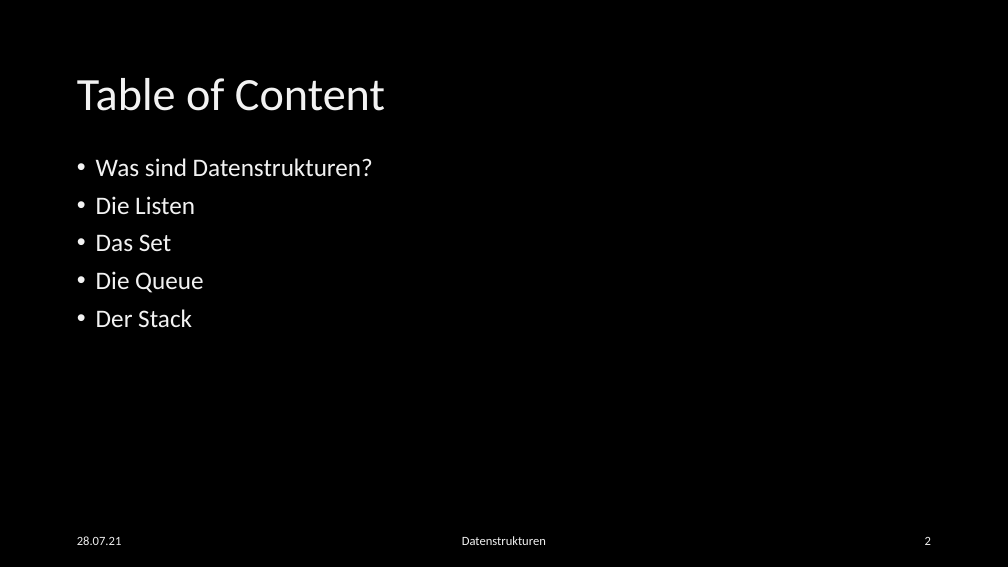
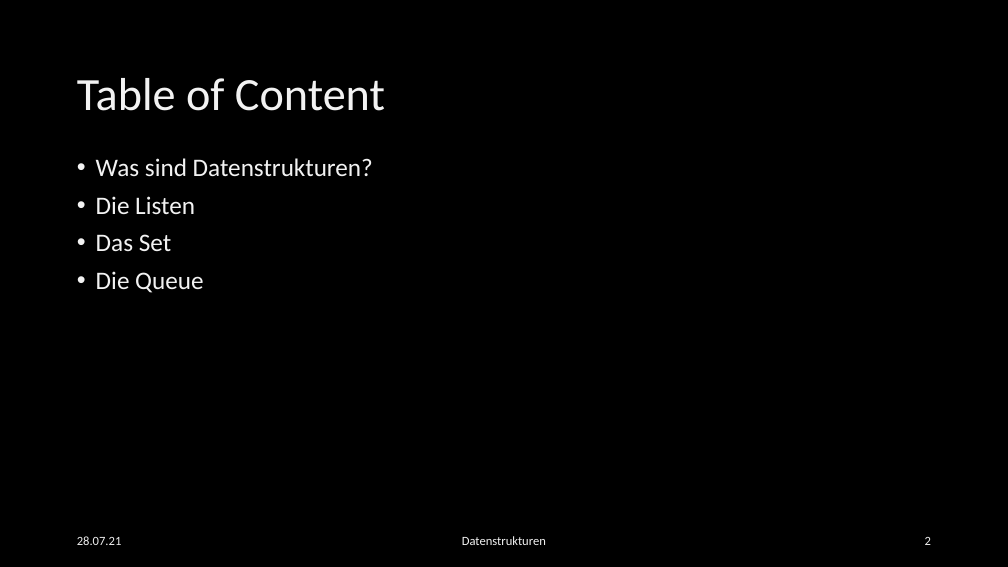
Before and after one commit to EsstBananeImEi/python_kurs, a slide deck: slide 2 of Materialien/Powerpoint/Einfuehrung in Datenstrukturen.pptx. Drawn at 1008x567 pixels with LibreOffice and Linux fonts; fonts in the diff are those of the drawing; background and template pictures are left out. Boxes give left, top, right and bottom in pixels: in the first picture for what was removed or moved away, otherwise in the second. Text is boxed around its words. In the diff, an @@ line names an element or a change of style, - is before the commit and + after.

```diff
--- a/Materialien/Powerpoint/Einfuehrung in Datenstrukturen.pptx
+++ b/Materialien/Powerpoint/Einfuehrung in Datenstrukturen.pptx
@@ text at (96,309,192,327): paragraph removed @@
-• Der Stack
```
Also in this commit, not shown: 1 slide removed, 9 other files.
